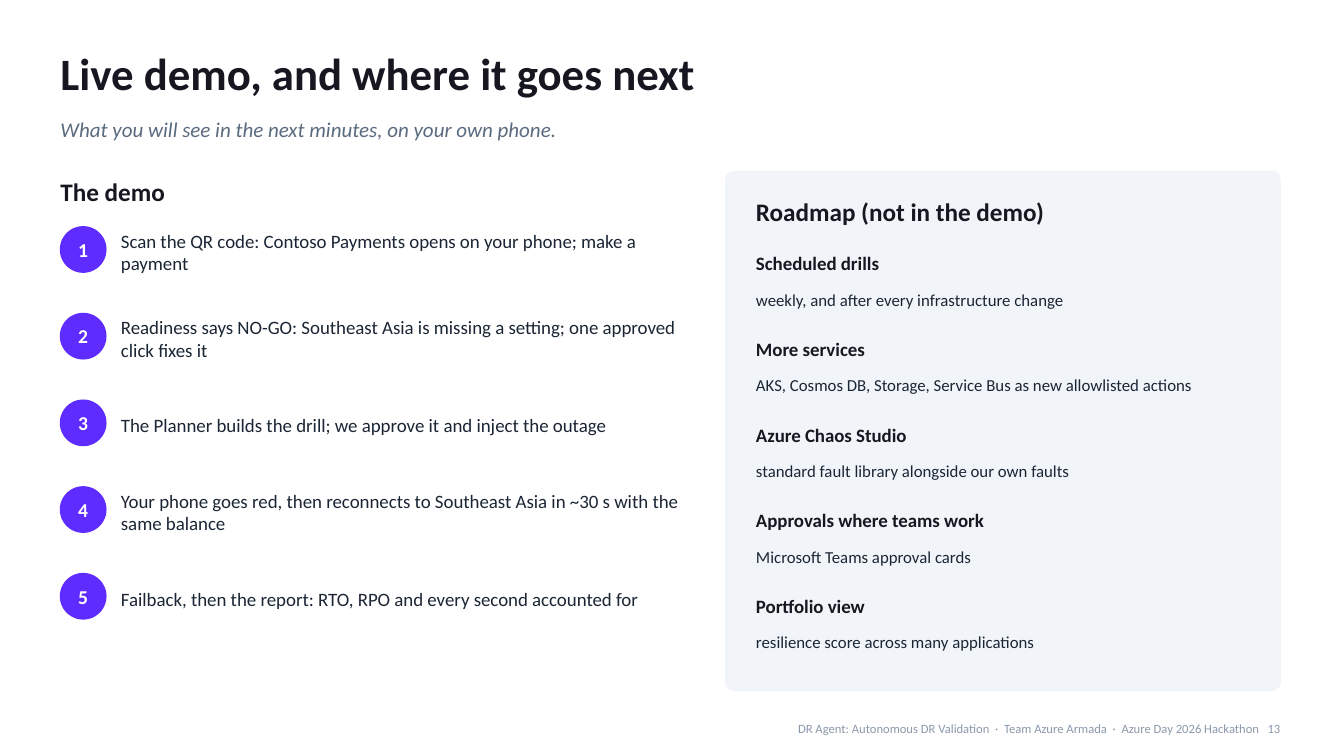
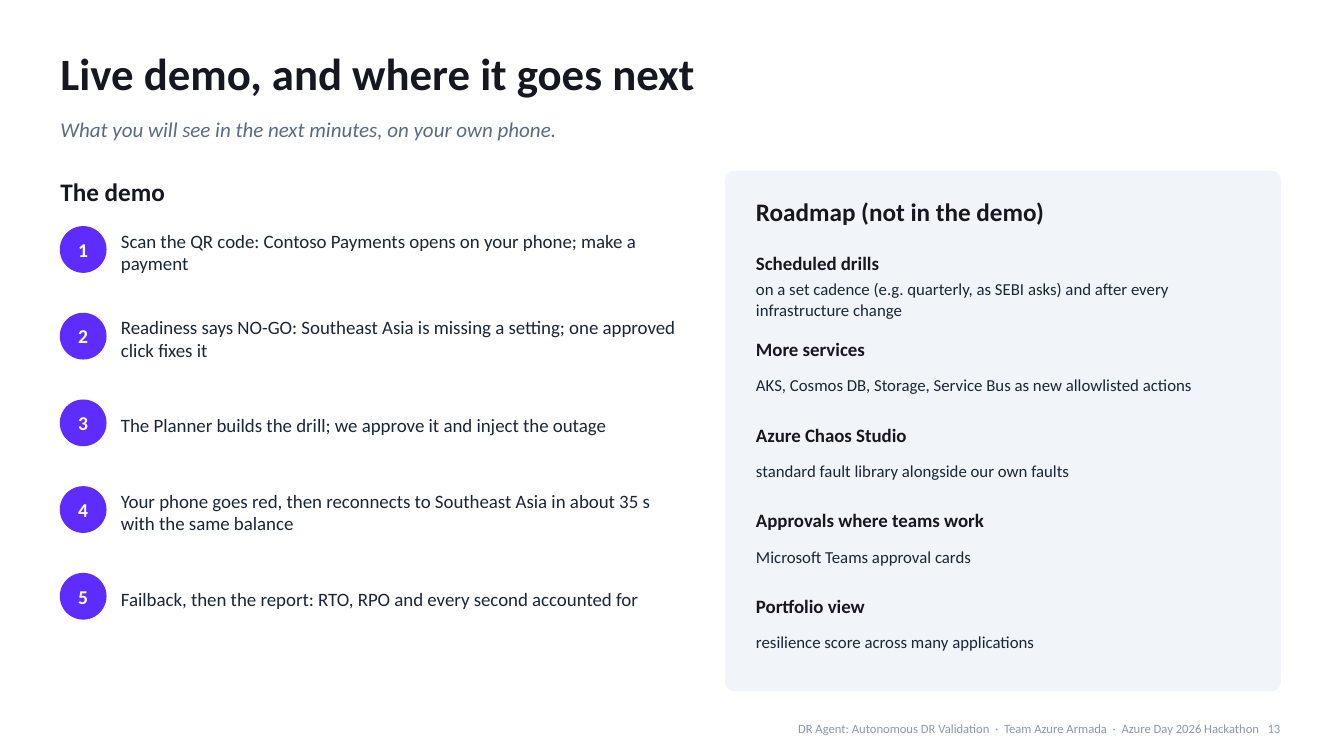
Before and after one commit to kishalr-virtusa/Azure-Armada, a slide deck: slide 13 of docs/deck/DR-Agent-Azure-Day-2026.pptx. Drawn at 1344x756 pixels with LibreOffice and Linux fonts; fonts in the diff are those of the drawing. Boxes give left, top, right and bottom in pixels: in the first picture for what was removed or moved away, otherwise in the second. Text is boxed around its words. In the diff, an @@ line names an element or a change of style, - is before the commit and + after.

```diff
--- a/docs/deck/DR-Agent-Azure-Day-2026.pptx
+++ b/docs/deck/DR-Agent-Azure-Day-2026.pptx
@@ text at [756,283,1169,319]: text changed @@
-weekly, and after every infrastructure change
+on a set cadence (e.g. quarterly, as SEBI asks) and after every infrastructure change
@@ text at [121,495,650,530]: text changed @@
-Your phone goes red, then reconnects to Southeast Asia in ~30 s with the same balance
+Your phone goes red, then reconnects to Southeast Asia in about 35 s with the same balance
```
Also in this commit, not shown: 9 other slides changed, 5 other files.
